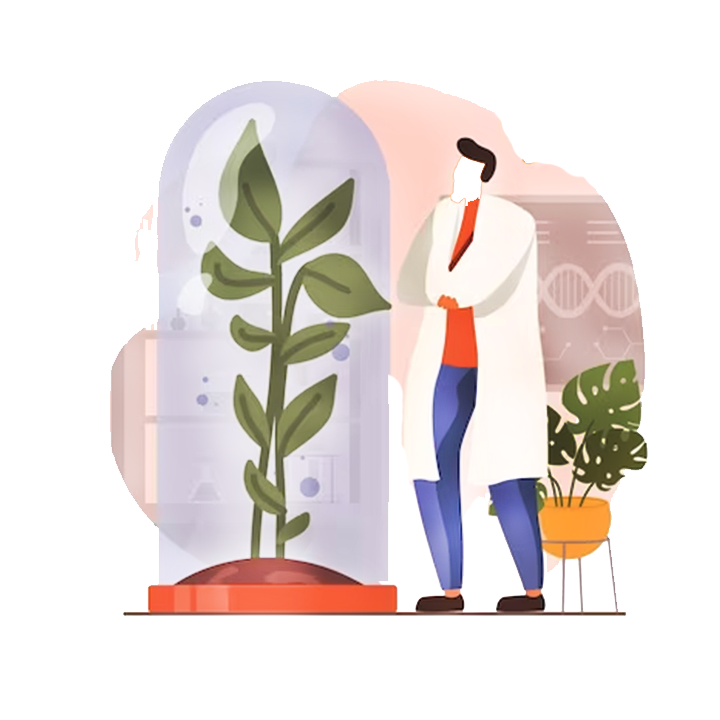
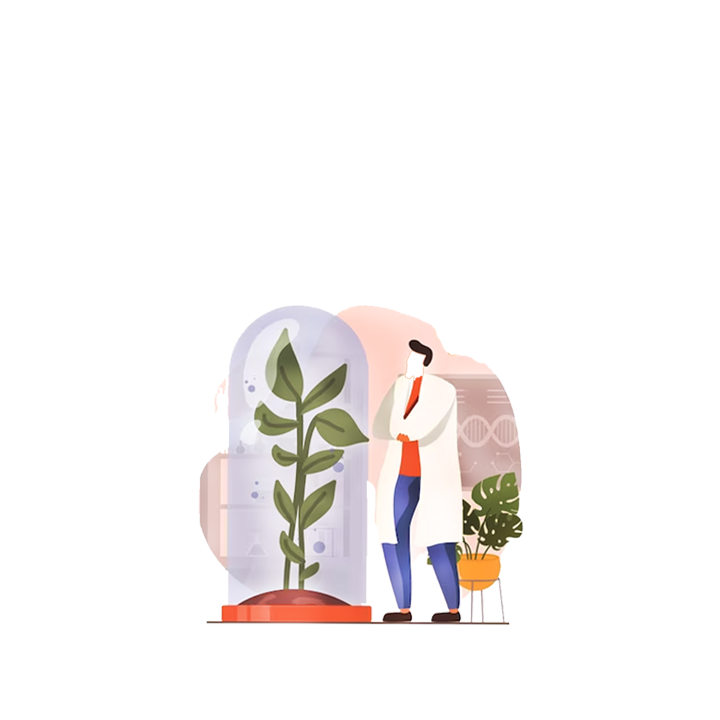
Revision of a layered 720px x 720px image; what changed, layer by layer:
painted on "home_tile_disease" over [110, 80, 648, 626]
